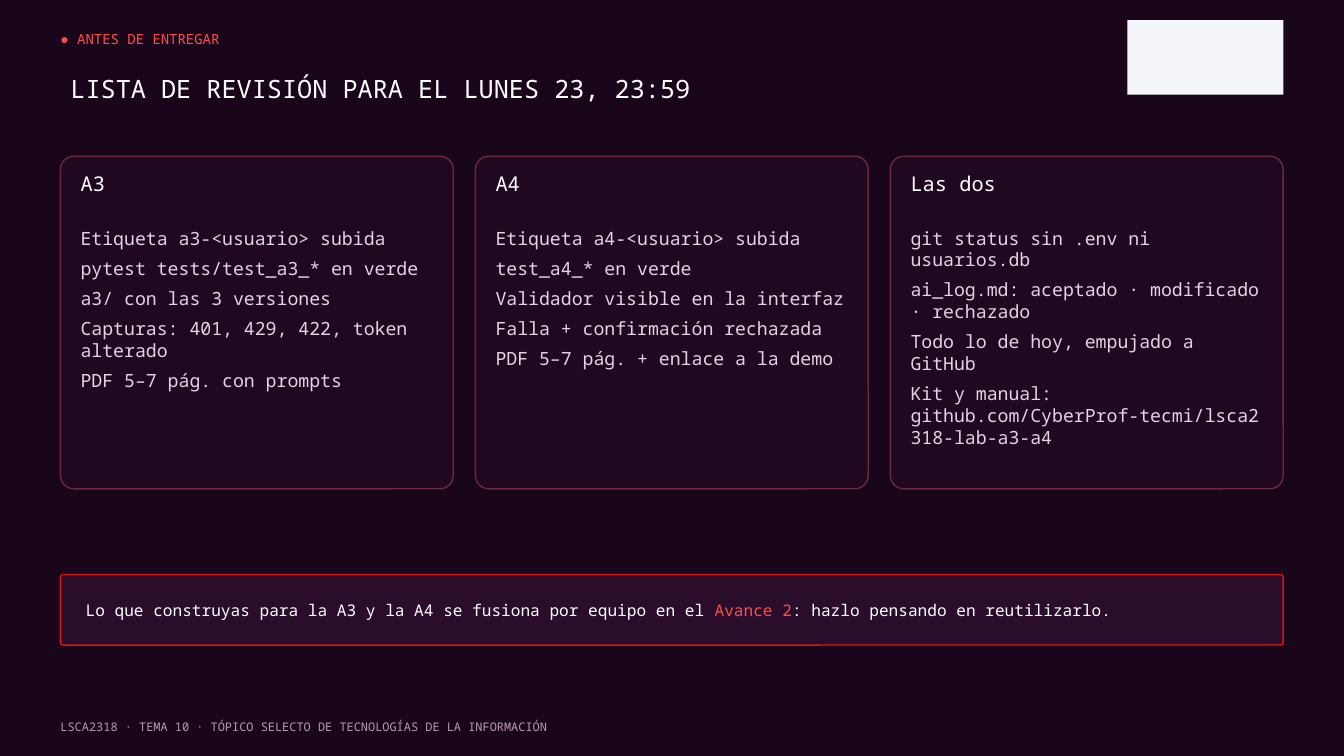
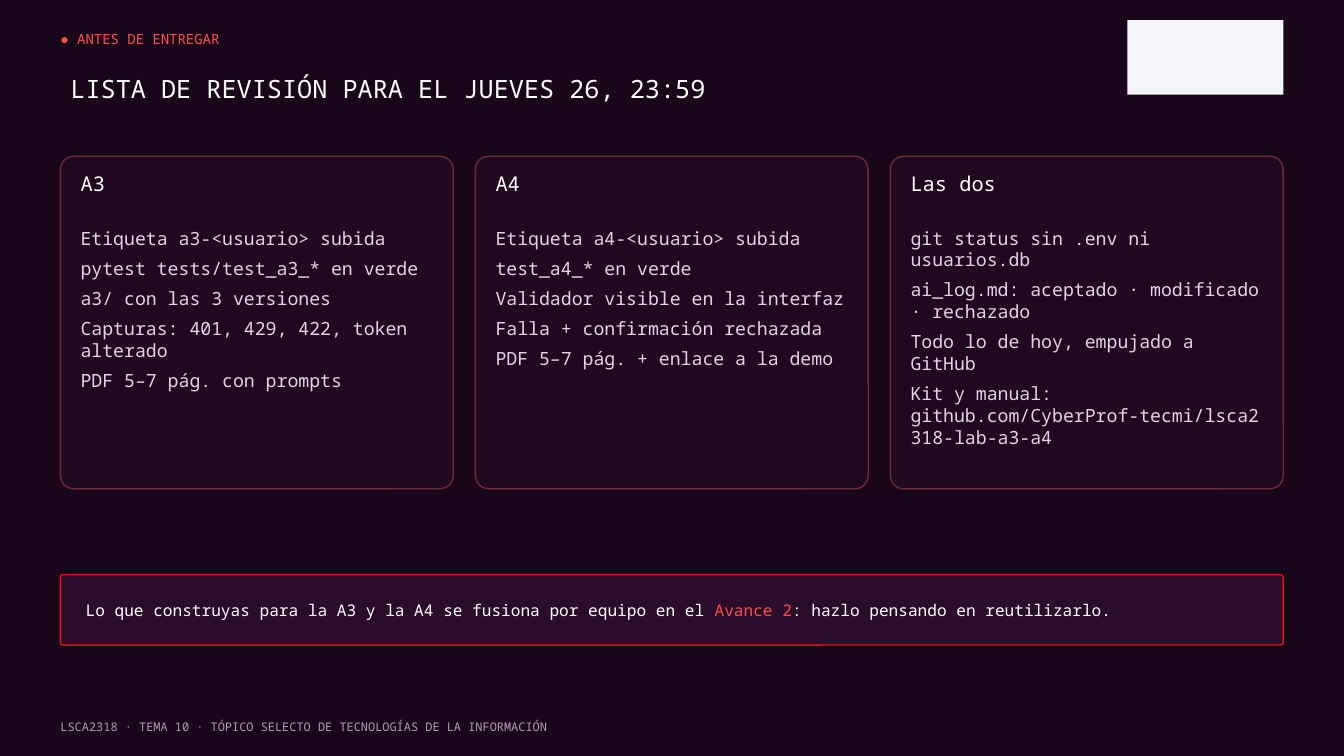
Before and after one commit to CyberProf-tecmi/lsca2318-lab-a3-a4, a slide deck: slide 12 of Presentacion_Actividades_A3_A4.pptx. Drawn at 1344x756 pixels with LibreOffice and Linux fonts; fonts in the diff are those of the drawing; background and template pictures are left out. Boxes give left, top, right and bottom in pixels: in the first picture for what was removed or moved away, otherwise in the second. Text is boxed around its words. In the diff, an @@ line names an element or a change of style, - is before the commit and + after.

```diff
--- a/Presentacion_Actividades_A3_A4.pptx
+++ b/Presentacion_Actividades_A3_A4.pptx
@@ title at <box>70,75,706,102</box>: text changed @@
-LISTA DE REVISIÓN PARA EL LUNES 23, 23:59
+LISTA DE REVISIÓN PARA EL JUEVES 26, 23:59
```
Also in this commit, not shown: 2 other slides changed, 3 other files.
